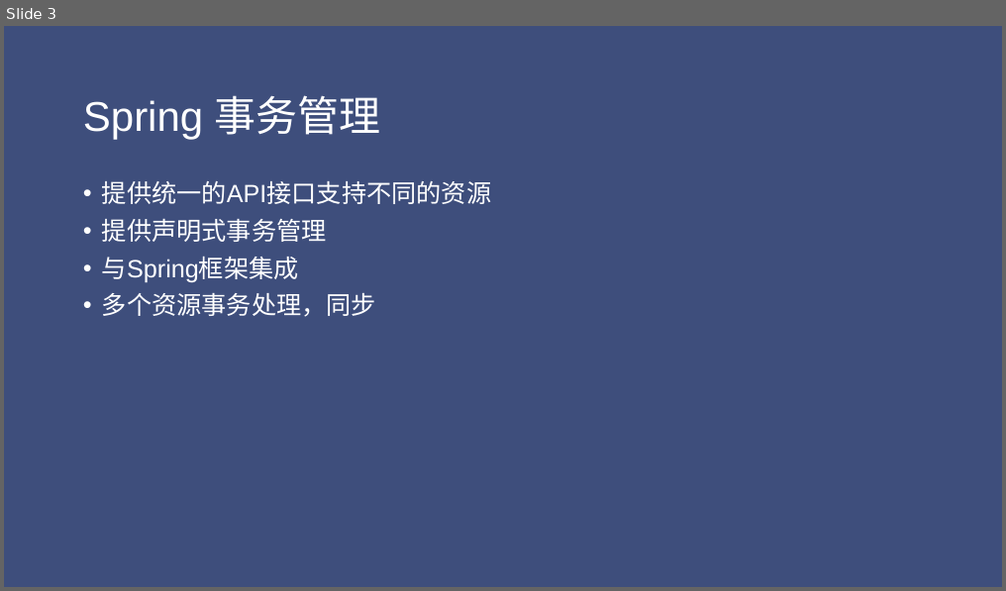
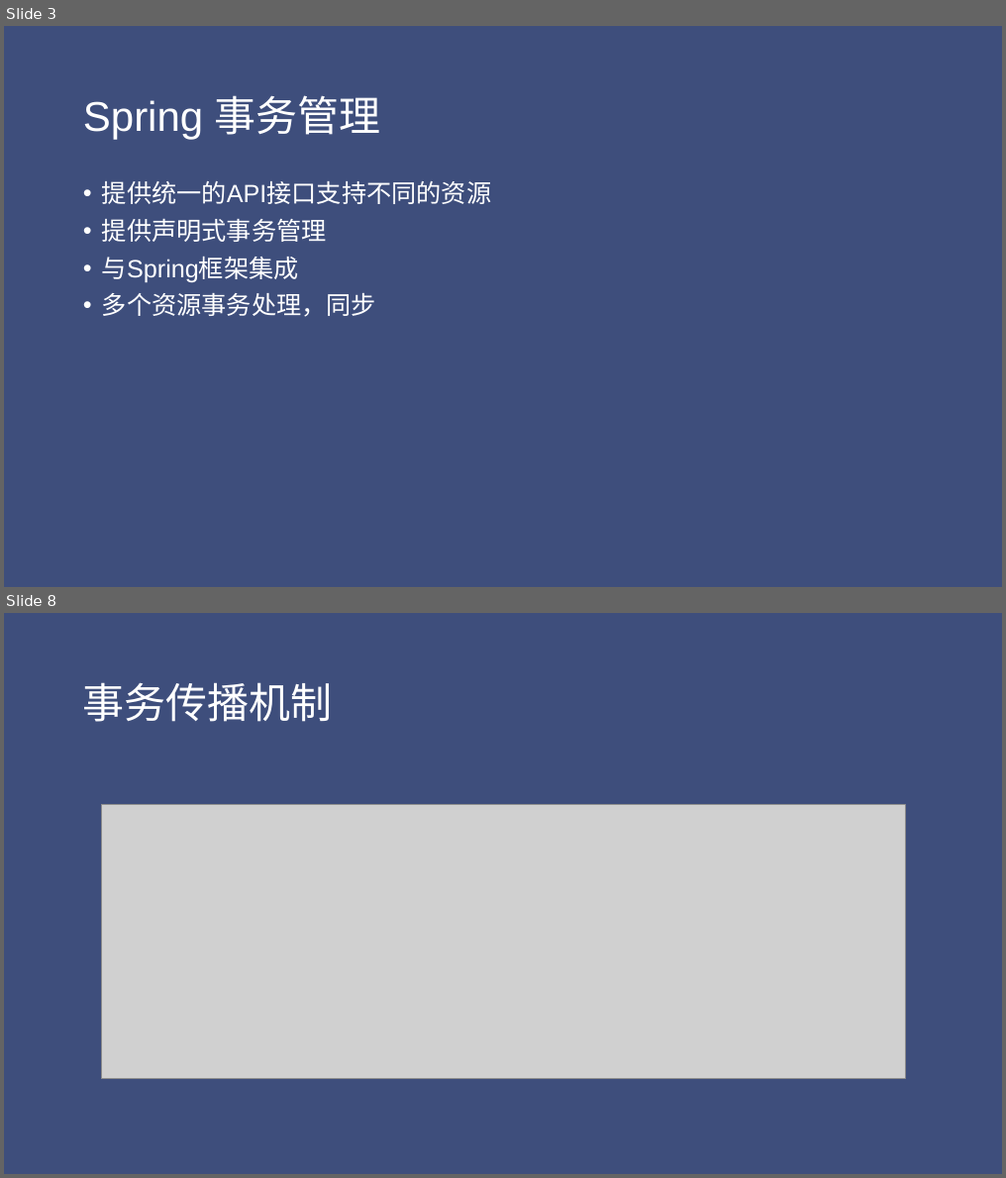
Before and after one commit to jungle0127/ncee, a slide deck: ncee-rest/docs/Spring事务.pptx. Shown one above the other, each under a label of ours: slide 3 before the commit, slides 3 and 8 after it; the slides between them are not shown. The pictures are 1006x591 and 1006x1178 pixels, drawn with LibreOffice and Linux fonts; fonts in the diff are those of the drawing; grey boxes stand for pictures. Boxes give left, top, right and bottom in pixels: in the first picture for what was removed or moved away, otherwise in the second. Text is boxed around its words. In the diff, an @@ line names an element or a change of style, - is before the commit and + after.

```diff
--- a/ncee-rest/docs/Spring事务.pptx
+++ b/ncee-rest/docs/Spring事务.pptx
@@ slide 8 added at (x1=4, y1=613, x2=1002, y2=1174), background #3E4E7C @@
@@ title added at (x1=83, y1=682, x2=333, y2=722), 40 pt, text #FFFFFF @@
+事务传播机制
@@ picture added at (x1=101, y1=804, x2=905, y2=1078) @@
```
Also in this commit, not shown: 1 slide changed, 6 other slides added.
